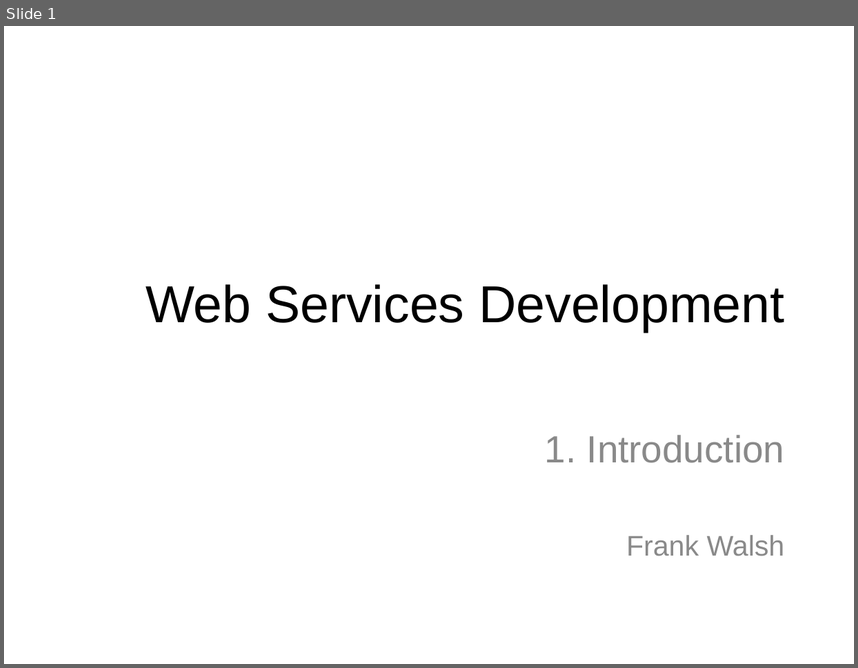
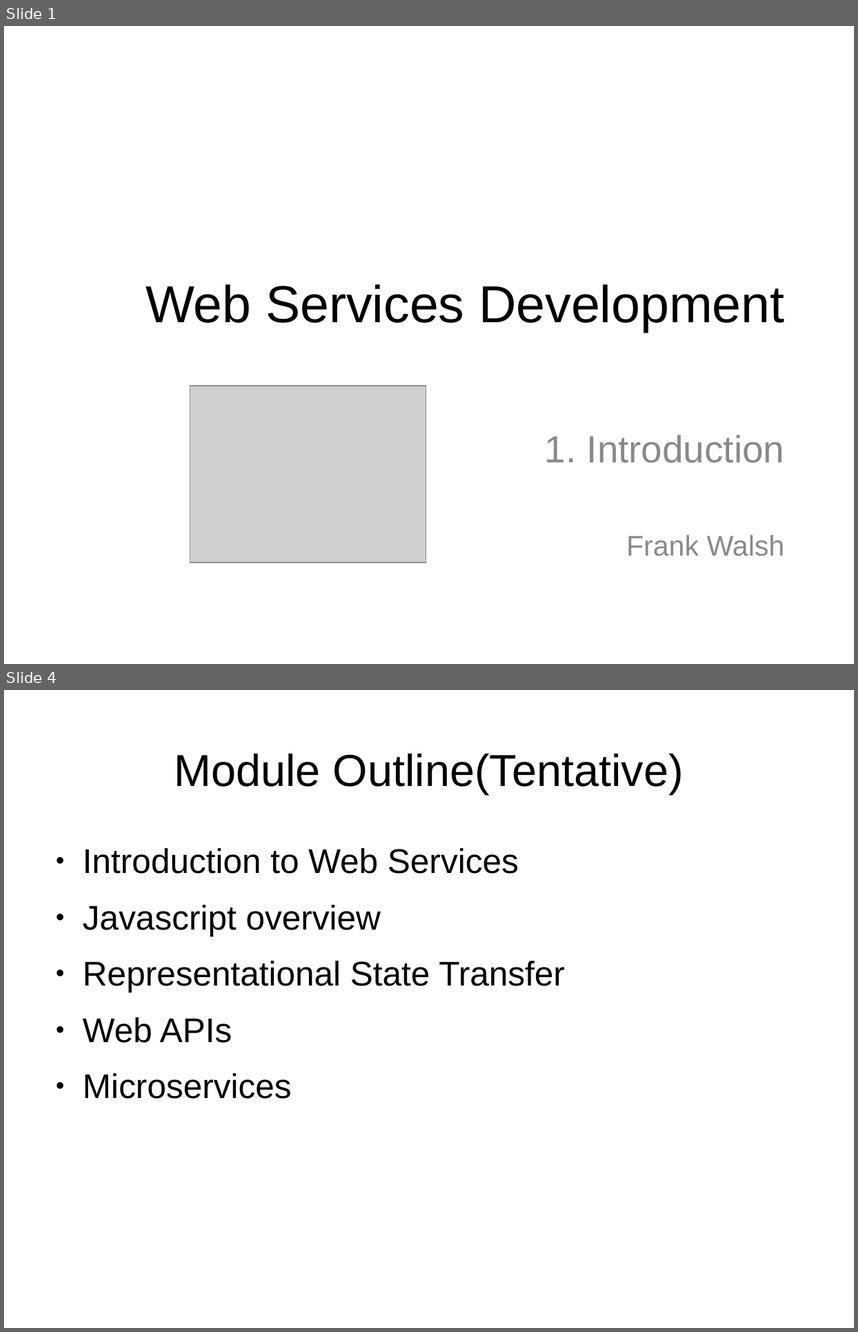
Before and after one commit to wit-computing/web-services-2016, a slide deck: topic01/talk-1/web-services-intro.odp. Shown one above the other, each under a label of ours: slide 1 before the commit, slides 1 and 4 after it; the slides between them are not shown. The pictures are 858x668 and 858x1332 pixels, drawn with LibreOffice and Linux fonts; fonts in the diff are those of the drawing; grey boxes stand for pictures. Boxes give left, top, right and bottom in pixels: in the first picture for what was removed or moved away, otherwise in the second. Text is boxed around its words. In the diff, an @@ line names an element or a change of style, - is before the commit and + after.

```diff
--- a/topic01/talk-1/web-services-intro.odp
+++ b/topic01/talk-1/web-services-intro.odp
@@ slide 4 added at [4,690,854,1328], background #FFFFFF @@
@@ title added at [174,753,684,794], 42.1 pt, text #000000 @@
+Module Outline(Tentative)
@@ text added at [83,848,564,1098], 32.2 pt, text #000000 @@
+● Introduction to Web Services
+● Javascript overview
+● Representational State Transfer
+● Web APIs
+● Microservices
@@ slide 1 changed as well @@
@@ picture added at [190,385,426,562] @@
```
Also in this commit, not shown: 1 other slide changed, 15 other slides added, 2 other files.
